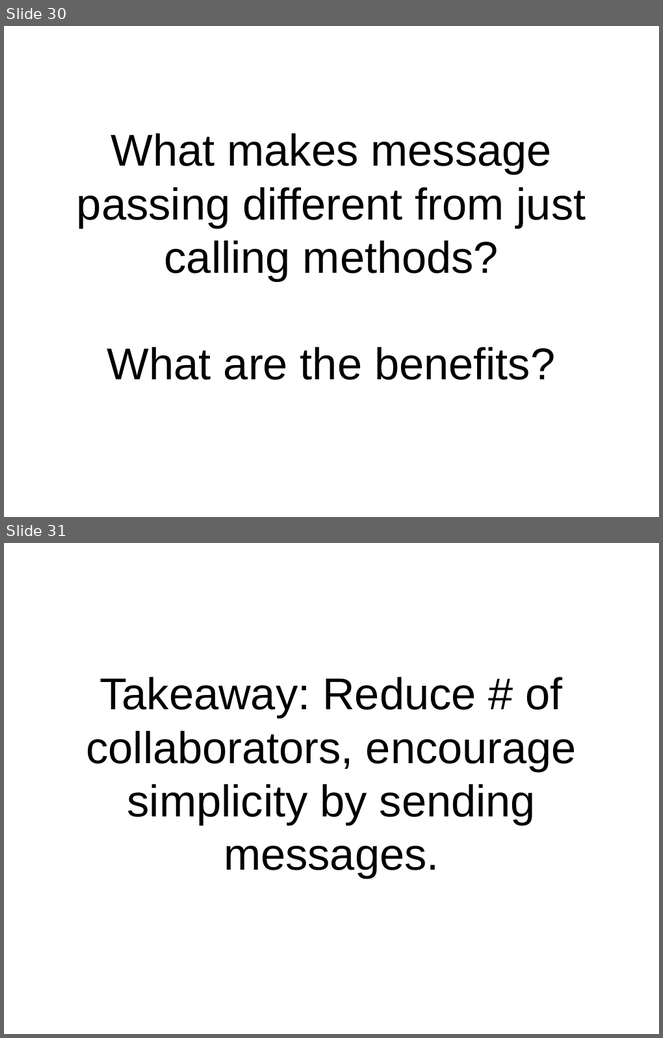
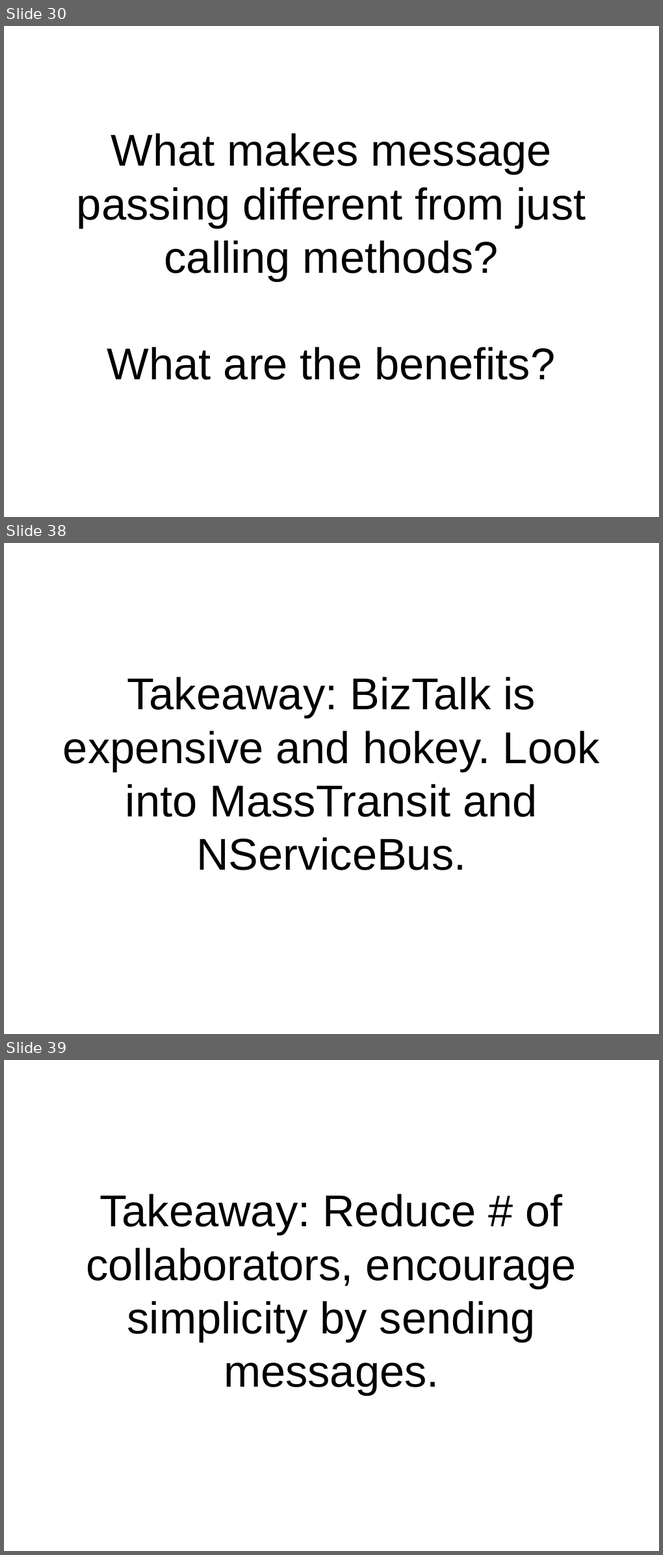
Before and after one commit to pseale/presentation-message-passing, a slide deck: message-passing.odp. Shown one above the other, each under a label of ours: slides 30 and 31 before the commit, slides 30, 38 and 39 after it; the slides between them are not shown. The pictures are 663x1038 and 663x1555 pixels, drawn with LibreOffice and Linux fonts; fonts in the diff are those of the drawing. Boxes give left, top, right and bottom in pixels: in the first picture for what was removed or moved away, otherwise in the second. Text is boxed around its words. In the diff, an @@ line names an element or a change of style, - is before the commit and + after.

```diff
--- a/message-passing.odp
+++ b/message-passing.odp
@@ slide 38 added at <box>4,543,659,1034</box>, background #FFFFFF @@
@@ subtitle added at <box>63,677,600,871</box>, 54 pt, text #000000 @@
+Takeaway: BizTalk is expensive and hokey. Look into MassTransit and NServiceBus.
@@ what was slide 31 is now slide 39 @@
```
Also in this commit, not shown: 2 slides changed, 7 other slides added, 27 other files.
